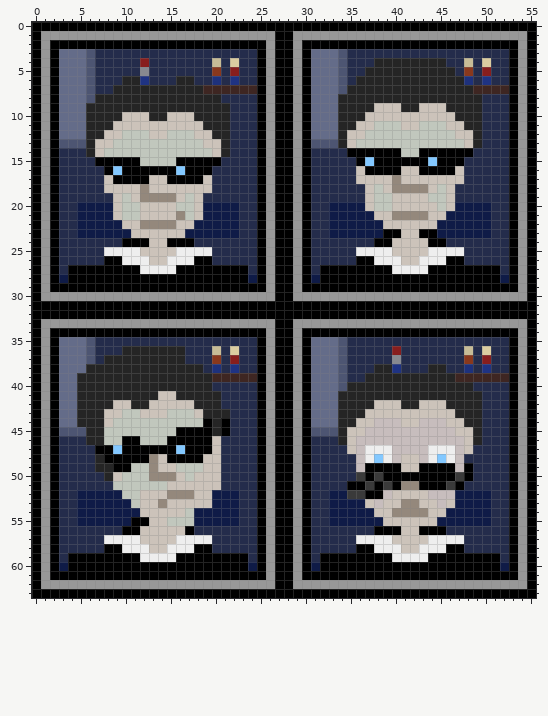
File history of a pixel-art sprite, Hackerboi/Assets/Art/Headshots.png. Above: the version before the commit.
The file is 56x64 pixels. Colours within 5 levels of each other are drawn and written as one.
The same view after the edit:
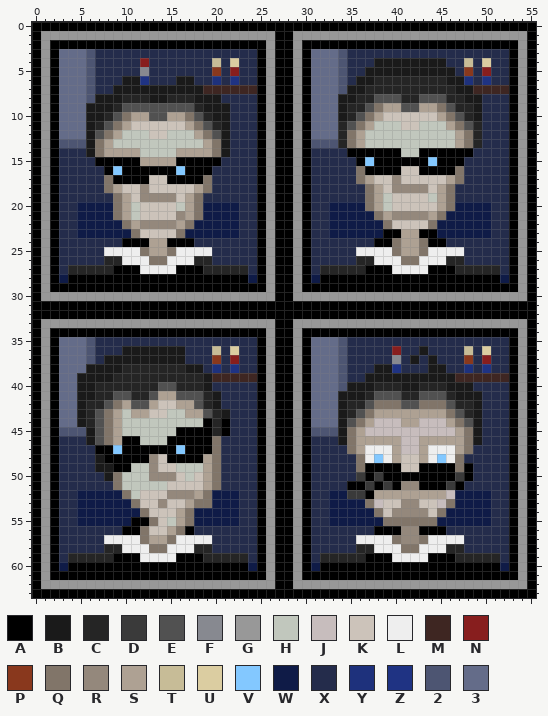
Palette (. is transparent): A #000000  B #1a1a1a  C #252525  D #3a3a3a  E #515151  F #878990  G #989898  H #c1c7bd  J #c7bdbd  K #ccc3ba  L #eeeeee  M #3e2622  N #871e1e  P #89381d  Q #817569  R #94887c  S #aea193  T #c7bc97  U #dbcda1  V #83c8ff  W #0f1b47  X #242c4b  Y #1e317c  Z #1f3383  2 #4d5572  3 #646c89
Diff:
Changed rows in their new state; - is an unchanged pixel.
first column x 4:
 4 ----------------------------------BBBBBBBB------
 5 ---------------------------------BBBBBBBBBB-----
 6 ------BB----BB------------------BB--------BB----
 7 -----BBBBBBBBBB----------------BB----------BB---
 8 ---BBB---BB---BBB-------------BB--EEE--EEE--BB--
 9 --BBB-EEEEEEEE-BBB------------B--EQSSEESSQE--B--
10 --BB-EQSSEESSQE-BB------------B-EQS------SQE-B--
11 --B-EQS------SQE-B-------------EQS--------SQE---
12 --BEQS--------SQEB-------------QS----------SQ---
13 --BQS----------SQB-------------QS----------SQ---
14 --BQSSSS----SSSSQB------------------------------
15 --------SSSS------------------------------------
16 --------------------------------Q----------Q----
17 ----Q----------Q----------------QS--------SQ----
18 ----QS--------SQ-----------------QS------SQ-----
19 -----QS------SQ------------------QS------SQ-----
20 -----QS------SQ------------------QS------SQ-----
21 -----QS------SQ-------------------QS----SQ------
22 ------QS----SQ---------------------Q----Q-------
23 -------Q----Q------------------------SS---------
24 ---------SS-------------------------QSSQ--------
25 --------QSSQ------------------------QSSQ--------
26 ----CC---QQ---CC----------------CC---QQ---CC----
27 CCCCC----------CCCCC--------CCCCC----------CCCCC
first column x 4:
36 ------BBBBBBB--------------------------B--------
37 ----BBBBBBBBB-------------------------B-B-------
38 --BBBB-------BB-------------------BB----BB------
39 -BBBB----------B-----------------BBBBBBBBBB-----
40 -BB-------EE---B---------------BBB---BB---BBB---
41 -BB--EE--ESSEEE-B-------------BBB-EEE--EEE-BBB--
42 -B--EQSEES--SSE-B-------------B--EQQQEEQQQE--B--
43 -B-EQS-SS----SSE-B------------B-EQSSSSSSSSQE-B--
44 -B-EQS------------------------BEQS---SS---SQEB--
45 --BEQS------------------------BQS----------SQB--
46 --BEQS----------Q-------------BQSSSSS--SSSSSQB--
47 ----------------Q--------------QS---S--S---SQ---
48 ---B-----------SQ---------------Q---S--S---Q----
49 ---BB----------SQ---------------Q----------Q----
50 ----BQ---------SQ-------------------------------
51 -----Q---------SQ-------------------------------
52 ------Q-------SQ------------------SSSSSSSS------
53 -------Q-----SQQ-----------------Q--------Q-----
54 --------Q---SQ--------------------Q------Q------
55 ---------Q--SQ---------------------QQQQQQ-------
56 --------Q--SQ------------------------RR---------
57 --------QSSQ------------------------QRRQ--------
58 ----CC---QQ---CC----------------CC---QQ---CC----
59 CCCCC----------CCCCC--------CCCCC----------CCCCC
Where, in picture pixels (left, top, right, bottom), the same in both pictures:
changed: (320, 58, 500, 274)
changed: (68, 76, 248, 274)
changed: (68, 346, 248, 562)
changed: (320, 346, 500, 562)
